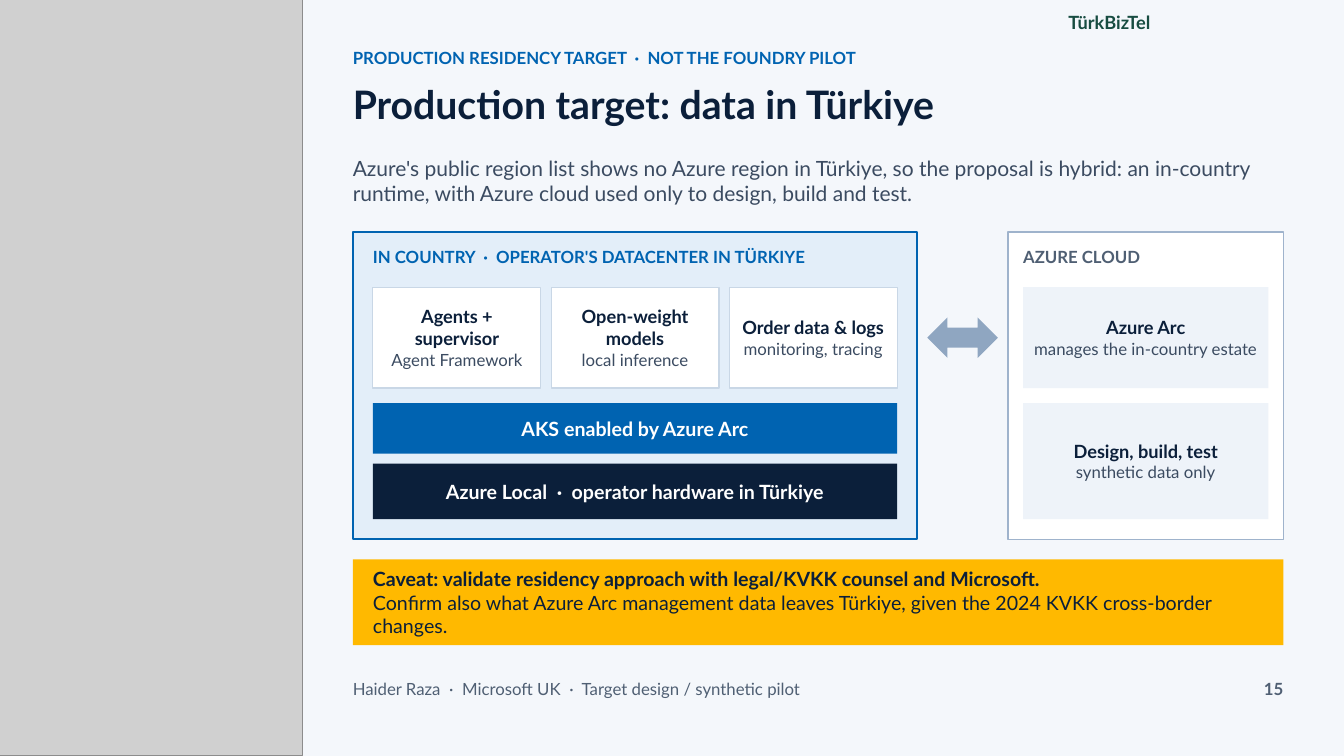
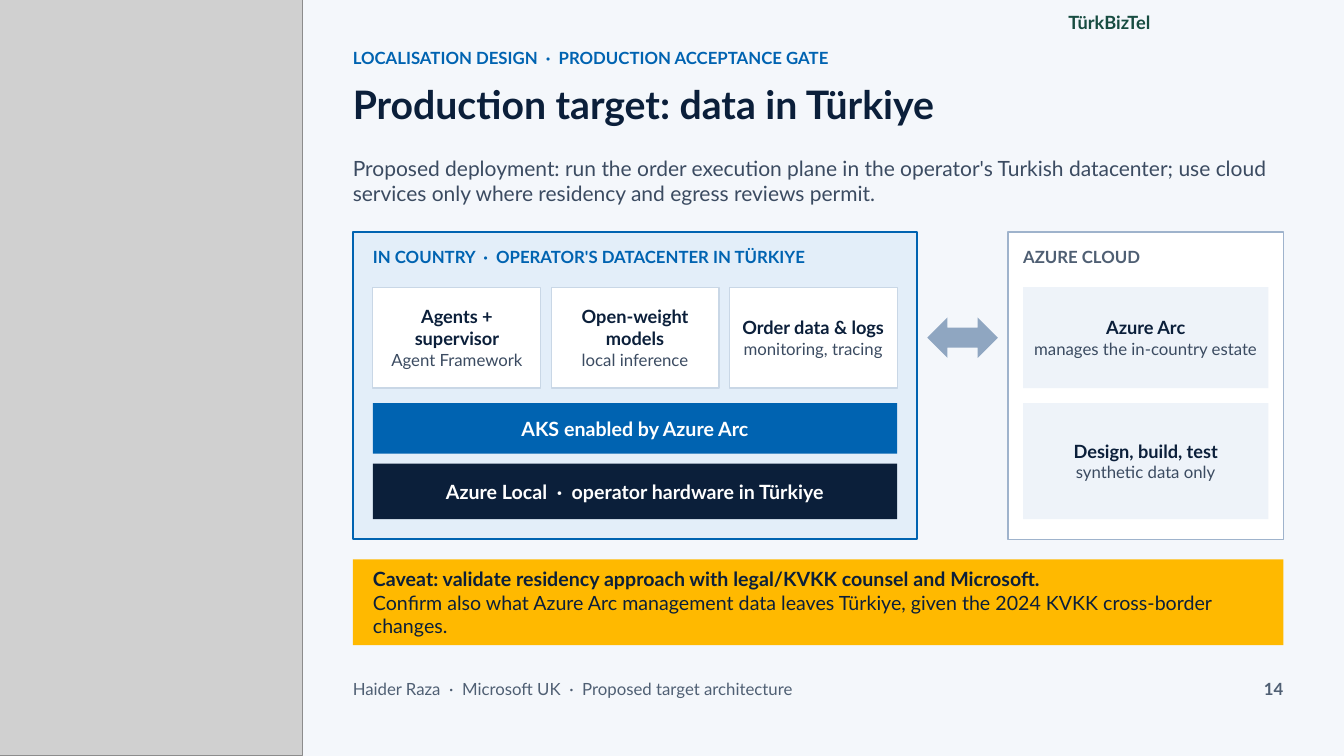
Before and after one commit to m-haider-raza/AMA-Telecom-Order-to-Activation, a slide deck: slide 14 of app/static/case-study/Agentic_Order_to_Activation_Architecture.pptx (slide 15 before the commit). Drawn at 1344x756 pixels with LibreOffice and Linux fonts; fonts in the diff are those of the drawing; grey boxes stand for pictures. Boxes give left, top, right and bottom in pixels: in the first picture for what was removed or moved away, otherwise in the second. Text is boxed around its words. In the diff, an @@ line names an element or a change of style, - is before the commit and + after.

```diff
--- a/app/static/case-study/Agentic_Order_to_Activation_Architecture.pptx
+++ b/app/static/case-study/Agentic_Order_to_Activation_Architecture.pptx
@@ text at (353,51,828,64): text changed @@
-PRODUCTION RESIDENCY TARGET · NOT THE FOUNDRY PILOT
+LOCALISATION DESIGN · PRODUCTION ACCEPTANCE GATE
@@ text at (353,160,1266,205): text changed @@
-Azure's public region list shows no Azure region in Türkiye, so the proposal is hybrid: an in-country runtime, with Azure cloud used only to design, build and test.
+Proposed deployment: run the order execution plane in the operator's Turkish datacenter; use cloud services only where residency and egress reviews permit.
@@ text at (353,682,792,698): text changed @@
-Haider Raza · Microsoft UK · Target design / synthetic pilot
+Haider Raza · Microsoft UK · Proposed target architecture
@@ text at (1264,683,1283,695): text changed @@
-15
+14
```
Also in this commit, not shown: 18 other slides changed, 1 slide removed, 50 other files.
